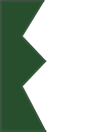
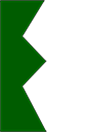
Two versions of the same layered image (96x132). Layer-by-layer changes:
painted on "Layer 1" over [0, 0, 46, 132]
